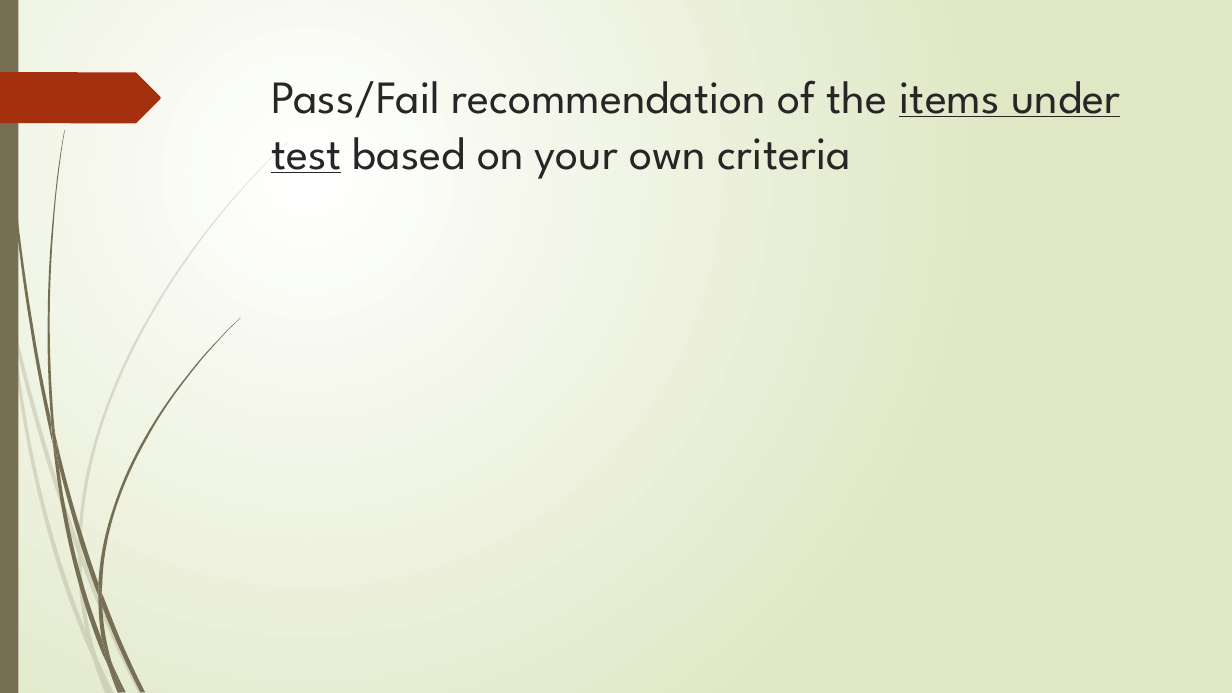
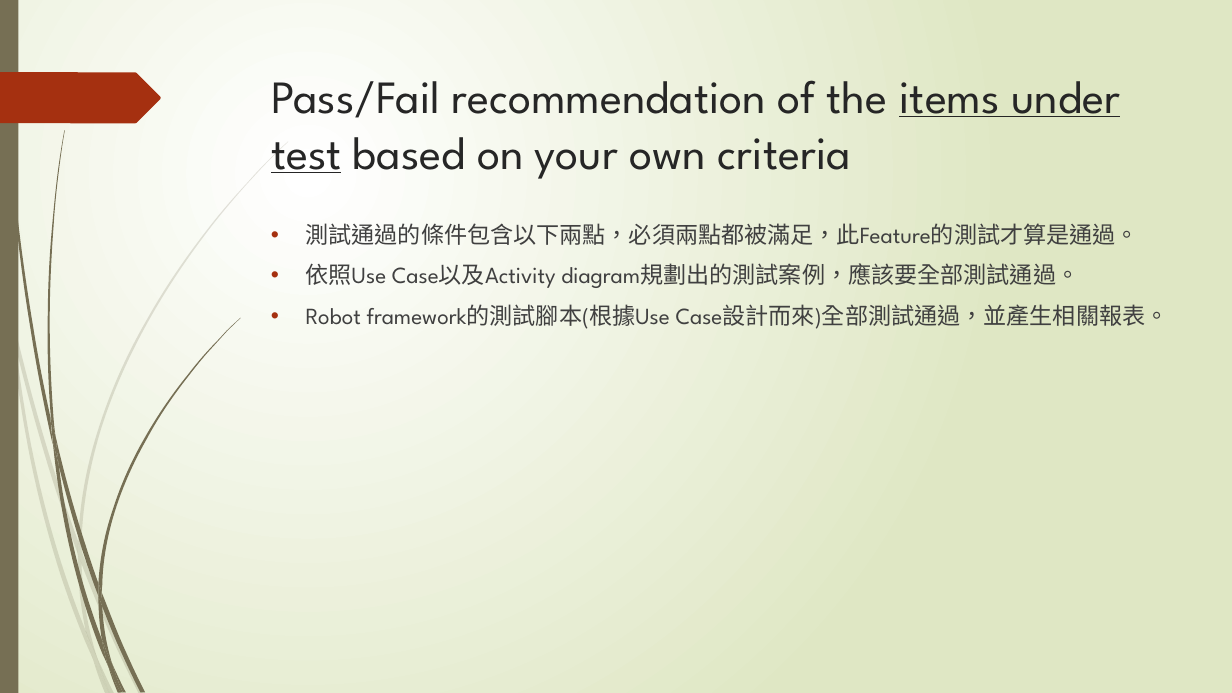
Before and after one commit to LeoLiu1209/STV_Sealnote, a slide deck: slide 11 of document/Final.pptx. Drawn at 1232x693 pixels with LibreOffice and Linux fonts; fonts in the diff are those of the drawing. Boxes give left, top, right and bottom in pixels: in the first picture for what was removed or moved away, otherwise in the second. Text is boxed around its words. In the diff, an @@ line names an element or a change of style, - is before the commit and + after.

```diff
--- a/document/Final.pptx
+++ b/document/Final.pptx
@@ text added at box(306, 220, 1169, 329), 18 pt, text #404040 @@
+• 測試通過的條件包含以下兩點，必須兩點都被滿足，此Feature的測試才算是通過。
+• 依照Use Case以及Activity diagram規劃出的測試案例，應該要全部測試通過。
+• Robot framework的測試腳本(根據Use Case設計而來)全部測試通過，並產生相關報表。
```
Also in this commit, not shown: 2 other files.
